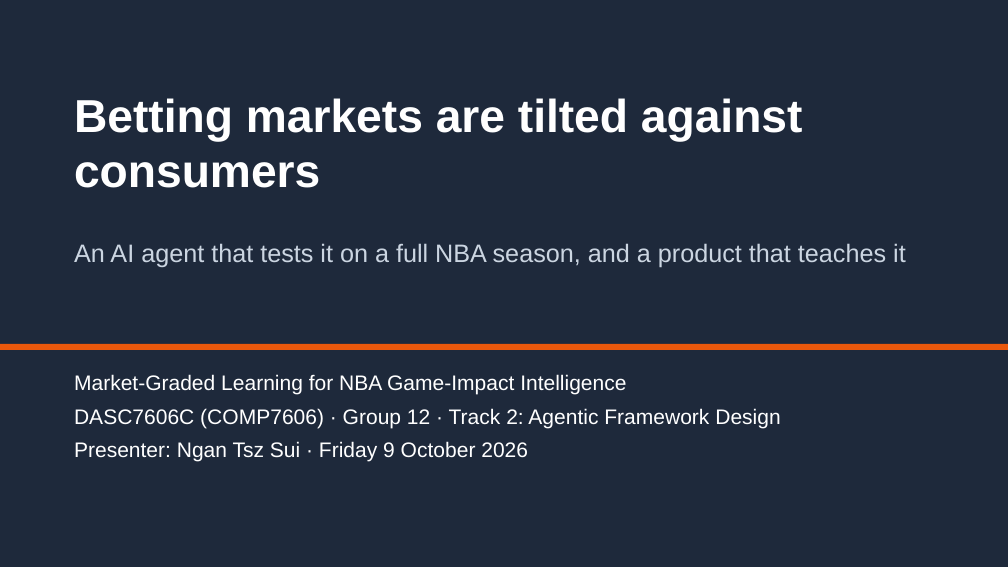
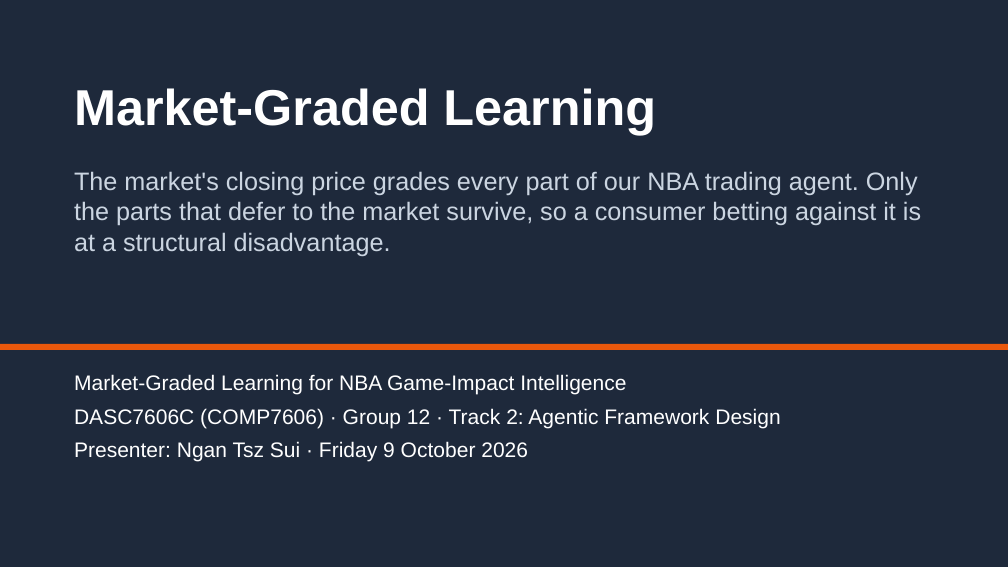
Before and after one commit to Michaelyzr/nba-agent, a slide deck: slide 1 of presentation/nba_agent_deck.pptx. Drawn at 1008x567 pixels with LibreOffice and Linux fonts; fonts in the diff are those of the drawing. Boxes give left, top, right and bottom in pixels: in the first picture for what was removed or moved away, otherwise in the second. Text is boxed around its words. In the diff, an @@ line names an element or a change of style, - is before the commit and + after.

```diff
--- a/presentation/nba_agent_deck.pptx
+++ b/presentation/nba_agent_deck.pptx
@@ text at (74, 88, 656, 135): text changed; size 44 to 48 pt @@
-Betting markets are tilted against consumers
+Market-Graded Learning
@@ text at (74, 171, 921, 256): text changed @@
-An AI agent that tests it on a full NBA season, and a product that teaches it
+The market's closing price grades every part of our NBA trading agent. Only the parts that defer to the market survive, so a consumer betting against it is at a structural disadvantage.
```
Also in this commit, not shown: 9 other slides changed, 5 slides added, 7 slides removed, 5 other files.
